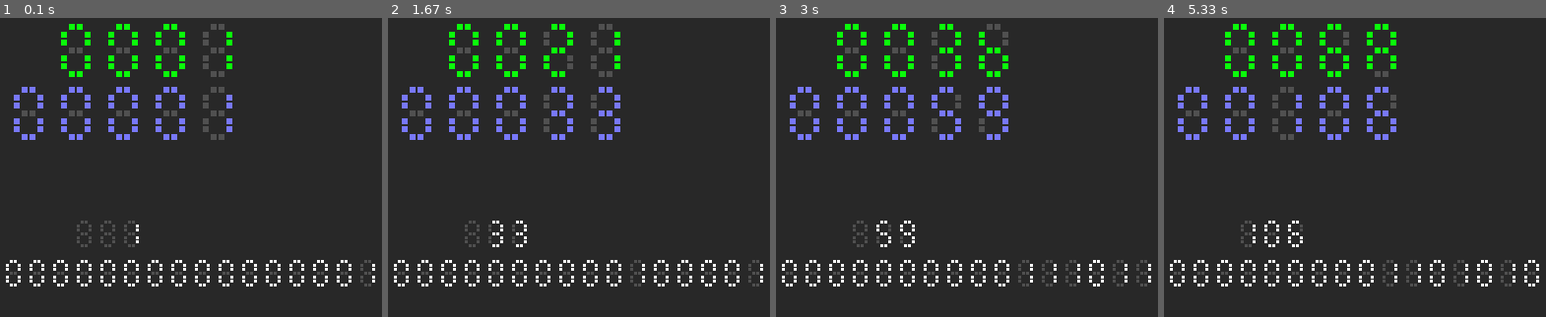
Above: before the commit, frames 1-4 (left to right).
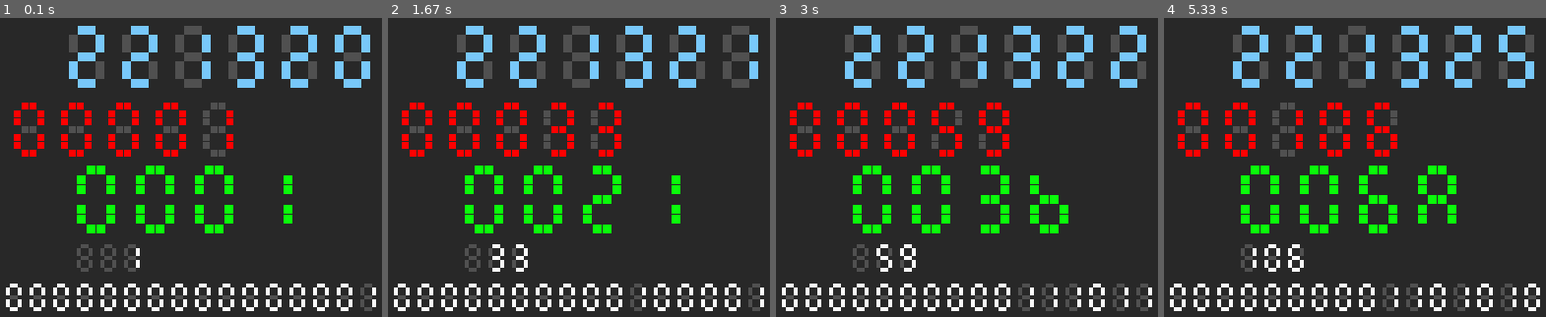
Above: after the commit, the same moments.

Repository: yu184743/pygame_samples
Game: pygame game, started from demo_02.py
Two runs of this game, one before a commit and one after it. Both use one fixed random seed, a clock stepped at 60 frames per second and the inputs below.
Inputs:
- Up to frame 1 (0.1 s): no input
- Up to frame 2 (1.67 s): no input
- Up to frame 3 (3 s): no input
- Up to frame 4 (5.33 s): no input

The runs differ from the first frame. In frame 1, 19% of the frame differs, in the area x 1-99%, y 1-99%; in frame 2, 19%; in frame 3, 20%; in frame 4, 20%.

Commit message:
add time display

Diff:
--- a/demo_02.py
+++ b/demo_02.py
@@ -1,6 +1,7 @@
 # demo for 7-segment simulation
 # using the class 'Seven_seg' in seven_seg_pg.py
 
+from datetime import datetime
 import pygame
 from seven_seg_pg import Seven_seg
 
@@ -21,20 +22,24 @@
 screen.fill(DARK_GRAY)
 
 display1 = Seven_seg(screen)
-display1.init_col(BLOCK_SIZE=6, BLOCK_INTV=8, COLOR_ON=GREEN, COLOR_OFF=GRAY)
-display1.init_row(X_ORG=8, Y_ORG=8, COL_INTV=6)
+display1.init_col(BLOCK_SIZE=9, BLOCK_INTV=10, COLOR_ON=GREEN, COLOR_OFF=DARK_GRAY)
+display1.init_row(X_ORG=8, Y_ORG=22, COL_INTV=6)
 
 display2 = Seven_seg(screen)
-display2.init_col(BLOCK_SIZE=6, BLOCK_INTV=8, COLOR_ON=CYAN, COLOR_OFF=GRAY)
-display2.init_row(X_ORG=2, Y_ORG=16, COL_INTV=6)
+display2.init_col(BLOCK_SIZE=7, BLOCK_INTV=8, COLOR_ON=RED, COLOR_OFF=GRAY)
+display2.init_row(X_ORG=2, Y_ORG=18, COL_INTV=6)
 
 display3 = Seven_seg(screen)
-display3.init_col()
-display3.init_row(X_ORG=20, Y_ORG=60, COL_INTV=6)
+display3.init_col(BLOCK_SIZE=4, BLOCK_INTV=4)
+display3.init_row(X_ORG=20, Y_ORG=66, COL_INTV=6)
 
 display4 = Seven_seg(screen)
-display4.init_col()
-display4.init_row(X_ORG=2, Y_ORG=70, COL_INTV=6)
+display4.init_col(BLOCK_SIZE=4, BLOCK_INTV=4)
+display4.init_row(X_ORG=2, Y_ORG=76, COL_INTV=6)
+
+display5 = Seven_seg(screen)
+display5.init_col(BLOCK_SIZE=9, BLOCK_INTV=9, COLOR_ON=(120, 200, 250), COLOR_OFF=GRAY)
+display5.init_row(X_ORG=8, Y_ORG=8, COL_INTV=6)
 
 
 running = True
@@ -64,6 +69,12 @@
 
         display4.disp_num2(zfil=True, rjust=16, num=count, base=2)
 
+        dt_now = datetime.now()
+        time_now = (dt_now.hour * 10000
+                    + dt_now.minute * 100
+                    + dt_now.second)
+        display5.disp_num2(zfil=True, rjust=6, num=time_now, base=10)
+
         pygame.display.flip()  # update_col
         clock.tick(20)  # FPS, Frame Per Second
     screen.fill(DARK_GRAY)
